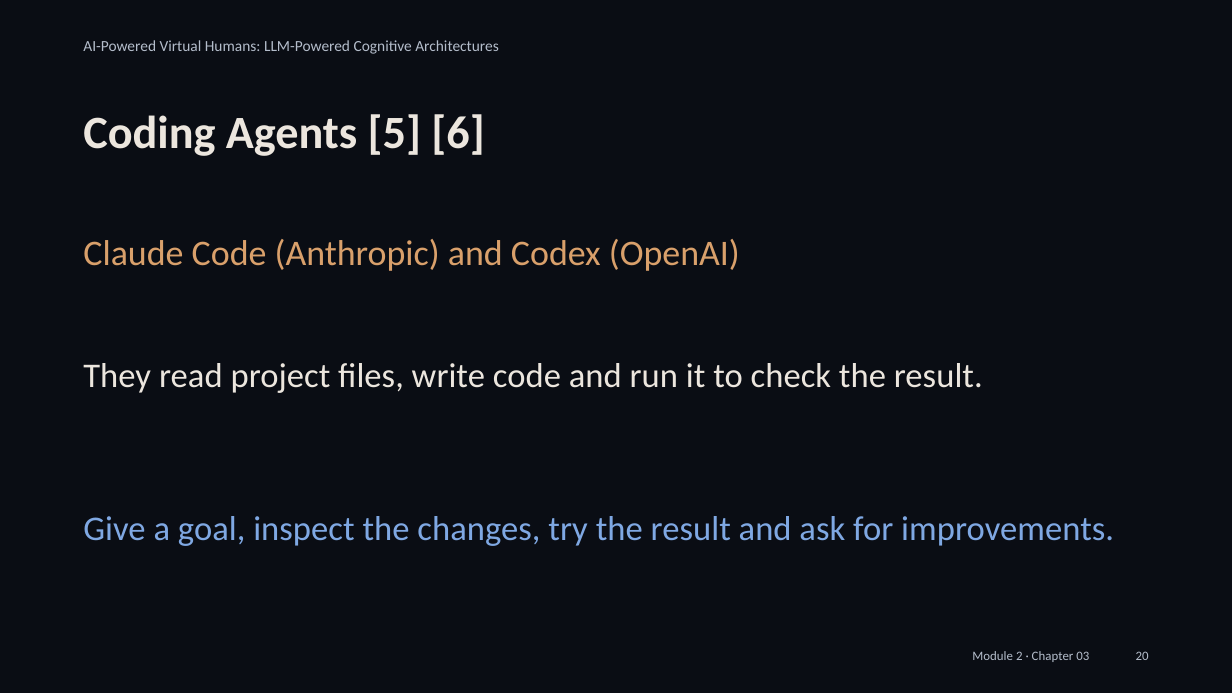
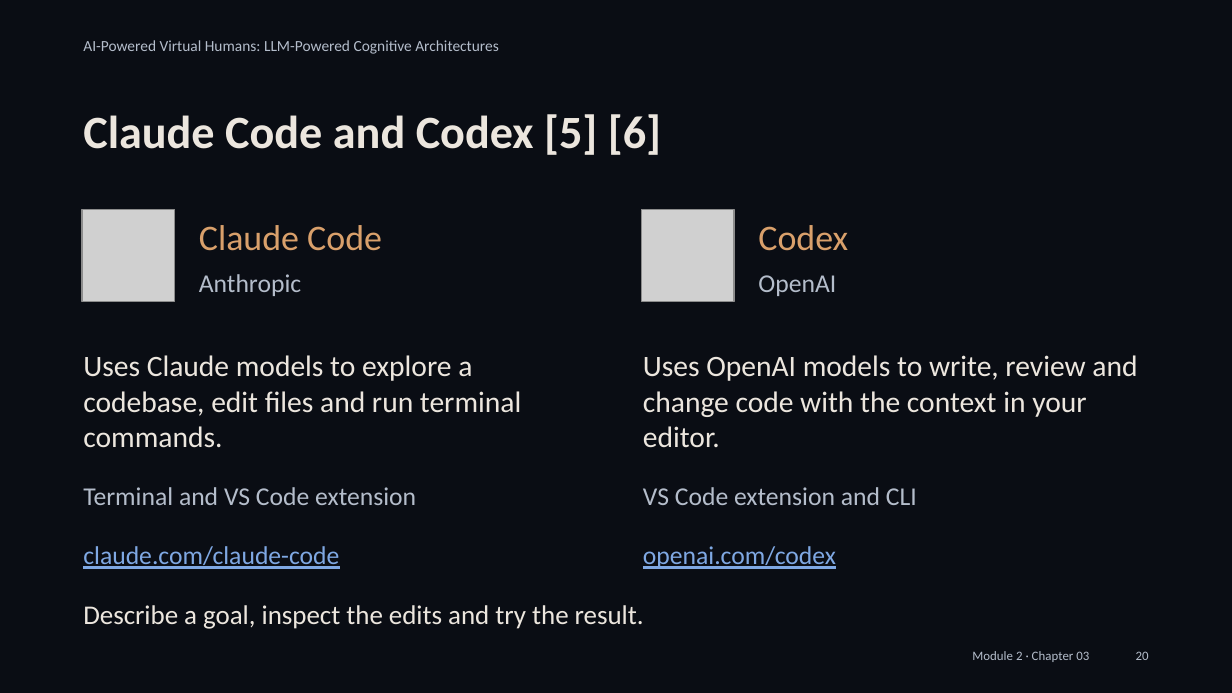
Before and after one commit to alessandropec/virtual-humans-cognitive-architectures, a slide deck: slide 20 of virtual_human_course/Module_2/Chapter_03/Slides/Module_2_Chapter_03_Integration_with_the_Virtual_Human.pptx. Drawn at 1232x693 pixels with LibreOffice and Linux fonts; fonts in the diff are those of the drawing; grey boxes stand for pictures. Boxes give left, top, right and bottom in pixels: in the first picture for what was removed or moved away, otherwise in the second. Text is boxed around its words. In the diff, an @@ line names an element or a change of style, - is before the commit and + after.

Commit message:
Present coding agents with logos and install Codex through VS Code

```diff
--- a/virtual_human_course/Module_2/Chapter_03/Slides/Module_2_Chapter_03_Integration_with_the_Virtual_Human.pptx
+++ b/virtual_human_course/Module_2/Chapter_03/Slides/Module_2_Chapter_03_Integration_with_the_Virtual_Human.pptx
@@ text at (83, 114, 661, 155): text changed @@
-Coding Agents [5] [6]
+Claude Code and Codex [5] [6]
@@ picture added at (83, 209, 175, 302) @@
@@ picture added at (642, 209, 734, 302) @@
@@ text at (199, 225, 382, 251): text changed @@
-Claude Code (Anthropic) and Codex (OpenAI)
+Claude Code
@@ text added at (758, 225, 848, 251), 21 pt, text #D9A06B @@
+Codex
@@ text added at (199, 274, 301, 296), 15 pt, text #B4BDCB @@
+Anthropic
@@ text added at (758, 275, 836, 296), 15 pt, text #B4BDCB @@
+OpenAI
@@ text added at (83, 355, 521, 448), 17.2 pt, text #ECE6DE @@
+Uses Claude models to explore a codebase, edit files and run terminal commands.
@@ text added at (643, 355, 1137, 447), 17.2 pt, text #ECE6DE @@
+Uses OpenAI models to write, review and change code with the context in your editor.
@@ text removed at (83, 363, 983, 393) @@
-They read project files, write code and run it to check the result.
@@ text added at (83, 487, 416, 505), 15 pt, text #B4BDCB @@
+Terminal and VS Code extension
@@ text added at (643, 487, 917, 505), 15 pt, text #B4BDCB @@
+VS Code extension and CLI
@@ text added at (83, 546, 339, 569), 15 pt, text #7FA8E3, underline @@
+claude.com/claude-code
@@ text added at (643, 546, 836, 569), 15 pt, text #7FA8E3, underline @@
+openai.com/codex
@@ text at (83, 605, 644, 629): text changed; size 20.2 to 15.8 pt; text colour #7FA8E3 to #ECE6DE @@
-Give a goal, inspect the changes, try the result and ask for improvements.
+Describe a goal, inspect the edits and try the result.
```
Also in this commit, not shown: 3 other slides changed, 2 other files.
